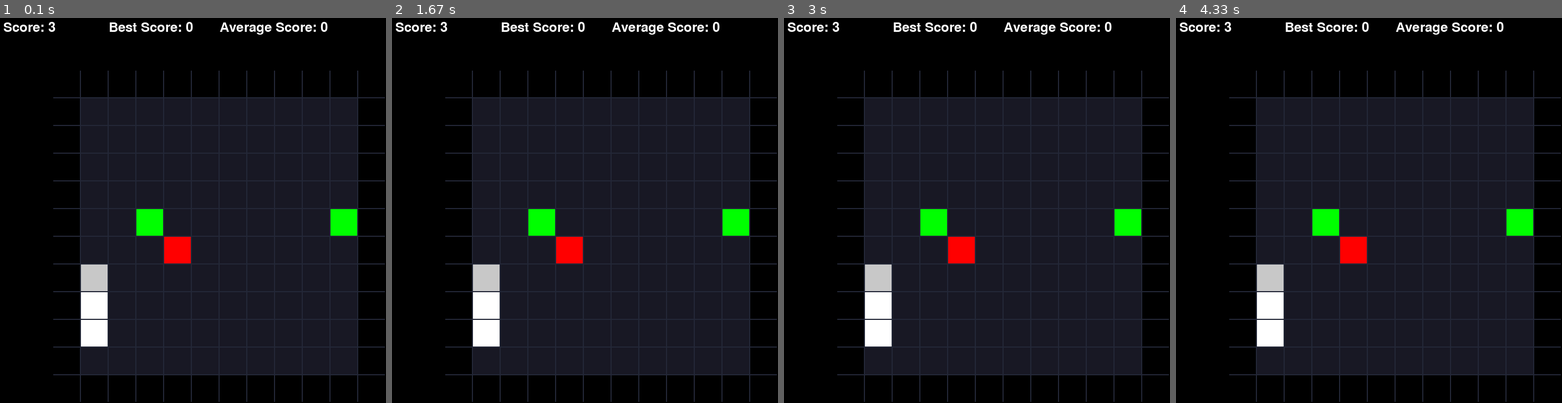
Above: before the commit, frames 1-4 (left to right).
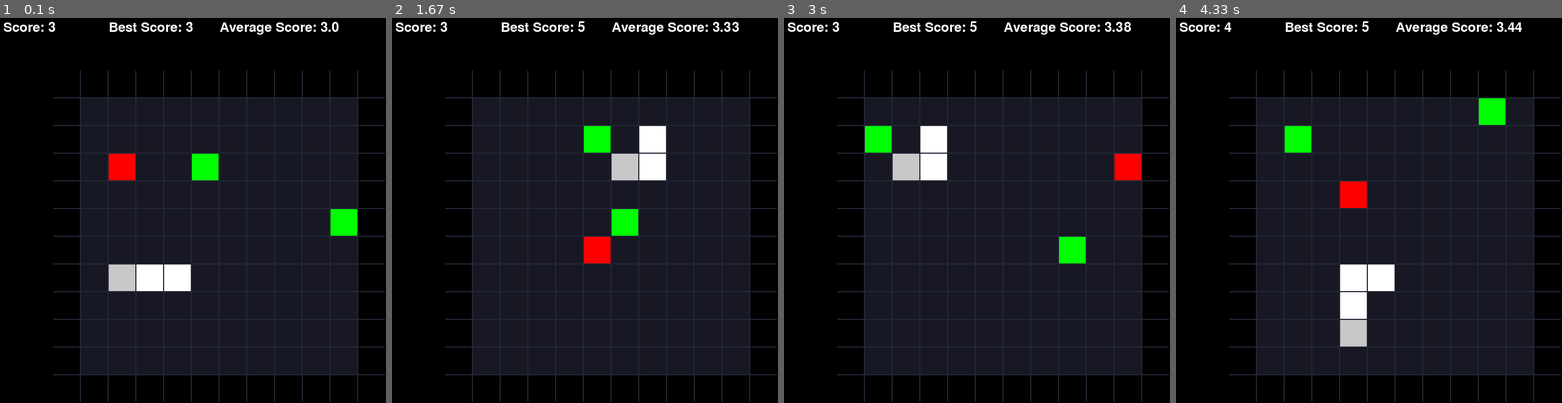
Above: after the commit, the same moments.

Repository: Romeovcn/L2S
Game: pygame game, started from main.py
Two runs of this game, one before a commit and one after it. Both use one fixed random seed, a clock stepped at 60 frames per second and the inputs below.
Inputs:
- Up to frame 1 (0.1 s): no input
- Up to frame 2 (1.67 s): hold P 0.33-0.8 s; hold D 0.33-0.8 s; tap P at 0.83 s
- Up to frame 3 (3 s): no input
- Up to frame 4 (4.33 s): no input

The runs differ from the first frame. In frame 1, 4.8% of the frame differs, in the area x 20-88%, y 1-86%; in frame 2, 5.8%; in frame 3, 5.8%; in frame 4, 6.3%, in the area x 12-93%, y 0-86%.

Commit message:
changed state to include green apple seen in direction

Diff:
--- a/game_engine/events.py
+++ b/game_engine/events.py
@@ -1,8 +1,8 @@
 from q_learning.get_state import get_state
 
-def check_key_events(pygame, event, running, need_update, direction, pause, map, snake_pos):
+def check_key_events(pygame, event, running, direction, pause, map, snake_pos):
 	"""
-	Returns: running(True|False), need_update(True|False), direction(direction|None), pause(True|False)
+	Returns: running(True|False), direction(direction|None), pause(True|False)
 	"""
 	if event.type == pygame.QUIT: # Check for QUIT event
 		return False, False, None, False
@@ -11,22 +11,18 @@
 		key = pygame.key.get_pressed()
 		if key[pygame.K_ESCAPE] or key[pygame.K_q]:
 			running = False
-		if key[pygame.K_w]: #  and pause:
+		elif key[pygame.K_w] and pause: #  and pause:
 			print("UP")
 			direction = "UP"
-			need_update = True
-		elif key[pygame.K_s]: #  and pause:
+		elif key[pygame.K_s] and pause: #  and pause:
 			print("DOWN")
 			direction = "DOWN"
-			need_update = True
-		elif key[pygame.K_a]: #  and pause:
+		elif key[pygame.K_a] and pause: #  and pause:
 			print("LEFT")
 			direction = "LEFT"
-			need_update = True
-		elif key[pygame.K_d]: #  and pause:
+		elif key[pygame.K_d] and pause: #  and pause:
 			print("RIGHT")
 			direction = "RIGHT"
-			need_update = True
 		elif key[pygame.K_p]: # Pause the game
 			print("AI is paused")
 			pause = True if not pause else False
@@ -40,4 +36,4 @@
 		elif key[pygame.K_b]: # Debug print
 			get_state(map, snake_pos)
 	# print(running, need_update, direction, pause)
-	return running, need_update, direction, pause
+	return running, direction, pause
--- a/main.py
+++ b/main.py
@@ -48,7 +48,7 @@
 	speed = 0.5
 	running = True
 	pause = False
-	epsilon = 1.0
+	epsilon = 0.8
 	min_epsilon = 0.01
 	epsilon_decay = 0.995
 	q_table = {}
@@ -57,7 +57,6 @@
 		print(f"Episode: {episode}")
 		map, snake_pos = generate_random_map()
 		direction = None
-		need_update = False
 		draw_chessboard(screen, width, height, 3, game_data)
 		draw_game(screen, map)
 		pygame.display.flip()
@@ -66,18 +65,17 @@
 		while running:
 			# current_time = pygame.time.get_ticks()
 			for event in pygame.event.get():
-					running, need_update, direction, pause = check_key_events(pygame, event, running, need_update, direction, pause, map, snake_pos)
+					running, direction, pause = check_key_events(pygame, event, running, direction, pause, map, snake_pos)
 
-			# if not pause:
-			# 	direction = calculate_next_move(map, snake_pos, epsilon, q_table)
-			# 	epsilon = max(min_epsilon, epsilon * epsilon_decay) # Decay epsilon
+			if not pause:
+				direction = calculate_next_move(map, snake_pos, epsilon, q_table)
+				epsilon = max(min_epsilon, epsilon * epsilon_decay) # Decay epsilon
 
-			# if need_update:
-			# 	print(f"Direction: {direction}")
-			# 	if perform_move(map, snake_pos, direction, game_data, screen, width, height) == -1:
-			# 		break
-			# 	# direction = None
-			# 	need_update = False
+			if direction:
+				print(f"Direction: {direction}")
+				if perform_move(map, snake_pos, direction, game_data, screen, width, height) == -1:
+					break
+				direction = None
 
 			# clock.tick(20)
 
@@ -89,22 +87,3 @@
 if __name__ == "__main__":
 	# cProfile.run('main()')
 	main()
-
-# The Q-Learning Algorithm
-
-# The Q-value (or action-value) represents the quality of a particular action A taken in a specific state S.
-# Specifically, it estimates the expected cumulative reward the agent can achieve if it starts in state S,
-# takes action A, and then follows the optimal policy thereafter.
-
-# Exploration / Exploitation
-
-# This phase is not part of the q-learning algorithm, but it is a common strategy used in reinforcement learning.
-# Common Strategies for Exploration/Exploitation:
-# - Epsilon-Greedy Strategy:
-# - Boltzmann Exploration:
-
-# State and Action
-
-# State are the features that describe the environment. (We must define them)
-# Action would be: UP, DOWN, LEFT, RIGHT
-# State would be: DANGER_RIGHT, DANGER_LEFT, DANGER_UP, DANGER_DOWN, APPLE_RIGHT, APPLE_LEFT, APPLE_UP, APPLE_DOWN
--- a/q_learning/get_state.py
+++ b/q_learning/get_state.py
@@ -1,5 +1,104 @@
 def check_up(map, snake_pos):
-	pass
+	snake_head = snake_pos[0]
+	first_cell = map[snake_head[0] - 1][snake_head[1]]
+
+	if len(snake_pos) > 1:
+		first_body_pos = (snake_pos[1][0], snake_pos[1][1])
+		first_cell_pos = (snake_head[0] - 1, snake_head[1])
+
+		if first_body_pos == first_cell_pos: # Check if going backward
+			return (False, False, False)
+	if first_cell == "W" or first_cell == "S":
+		return (True, False, False)
+	if first_cell == "S":
+		return (True, False, False)
+	if first_cell == "R": # check if first cell is red apple returns (False, True, False)
+		return (False, True, False)
+	if first_cell == "G": # check if first cell is green apple returns (False, True, False)
+		return (False, False, 1)
+	# print(f"snake_head: {snake_head}")
+	i = snake_head[0] - 1
+	while i > 0:
+		# print(f"checking: ({i}, {snake_head[1]})")
+		if map[i][snake_head[1]] == "G":
+			return (False, False, 2)
+		i -= 1
+	return (False, False, False) # IS_DANGER: Boolean, RED_APPLE: Boolean, GREEN_APPLE: 0: False, 1: True, 3: True in direction
+
+def check_down(map, snake_pos):
+	snake_head = snake_pos[0]
+	first_cell = map[snake_head[0] + 1][snake_head[1]]
+
+	if len(snake_pos) > 1:
+		first_body_pos = (snake_pos[1][0], snake_pos[1][1])
+		first_cell_pos = (snake_head[0] + 1, snake_head[1])
+
+		if first_body_pos == first_cell_pos: # Check if going backward
+			return (False, False, False)
+	if first_cell == "W" or first_cell == "S":
+		return (True, False, False)
+	if first_cell == "R": # check if first cell is red apple returns (False, True, False)
+		return (False, True, False)
+	if first_cell == "G": # check if first cell is green apple returns (False, True, False)
+		return (False, False, 1)
+	# print(f"snake_head: {snake_head}")
+	i = snake_head[0] + 1
+	while i < 11:
+		# print(f"checking: ({i}, {snake_head[1]})")
+		if map[i][snake_head[1]] == "G":
+			return (False, False, 2)
+		i += 1
+	return (False, False, False)
+
+def check_left(map, snake_pos):
+	snake_head = snake_pos[0]
+	first_cell = map[snake_head[0]][snake_head[1] - 1]
+
+	if len(snake_pos) > 1:
+		first_body_pos = (snake_pos[1][0], snake_pos[1][1])
+		first_cell_pos = (snake_head[0], snake_head[1] - 1)
+
+		if first_body_pos == first_cell_pos: # Check if going backward
+			return (False, False, False)
+	if first_cell == "W" or first_cell == "S":
+		return (True, False, False)
+	if first_cell == "R": # check if first cell is red apple returns (False, True, False)
+		return (False, True, False)
+	if first_cell == "G": # check if first cell is green apple returns (False, True, False)
+		return (False, False, 1)
+	# print(f"snake_head: {snake_head}")
+	i = snake_head[1] - 1
+	while i > 0:
+		# print(f"checking: ({i}, {snake_head[1]})")
+		if map[snake_head[0]][i] == "G":
+			return (False, False, 2)
+		i -= 1
+	return (False, False, False)
+
+def check_right(map, snake_pos):
+	snake_head = snake_pos[0]
+	first_cell = map[snake_head[0]][snake_head[1] + 1]
+
+	if len(snake_pos) > 1:
+		first_body_pos = (snake_pos[1][0], snake_pos[1][1])
+		first_cell_pos = (snake_head[0], snake_head[1] + 1)
+
+		if first_body_pos == first_cell_pos: # Check if going backward
+			return (False, False, False)
+	if first_cell == "W" or first_cell == "S":
+		return (True, False, False)
+	if first_cell == "R": # check if first cell is red apple returns (False, True, False)
+		return (False, True, False)
+	if first_cell == "G": # check if first cell is green apple returns (False, True, False)
+		return (False, False, 1)
+	# print(f"snake_head: {snake_head}")
+	i = snake_head[1] + 1
+	while i < 11:
+		# print(f"checking: ({i}, {snake_head[1]})")
+		if map[snake_head[0]][i] == "G":
+			return (False, False, 2)
+		i += 1
+	return (False, False, False)
 
 def get_state(map, snake_pos):
 	# Check if there is a danger in the next cell in this direction. 0: No, 1: Yes
@@ -55,6 +154,18 @@
 	elif RIGHT == "R":
 		RED_RIGHT = 1
 
+	DANGER_UP, RED_UP, GREEN_UP = check_up(map, snake_pos)
+	DANGER_DOWN, RED_DOWN, GREEN_DOWN = check_down(map, snake_pos)
+	DANGER_LEFT, RED_LEFT, GREEN_LEFT = check_left(map, snake_pos)
+	DANGER_RIGHT, RED_RIGHT, GREEN_RIGHT = check_right(map, snake_pos)
+	# down = check_down(map, snake_pos)
+	# left = check_left(map, snake_pos)
+	# right = check_right(map, snake_pos)
+	# print(f"up:{up}")
+	# print(f"down:{down}")
+	# print(f"left:{left}")
+	# print(f"right:{right}")
+
 	state = f"DU_{DANGER_UP} DD_{DANGER_DOWN} DL_{DANGER_LEFT} DR_{DANGER_RIGHT}, GU_{GREEN_UP} GD_{GREEN_DOWN} GL_{GREEN_LEFT} GR_{GREEN_RIGHT}, RU_{RED_UP} RD_{RED_DOWN} RL_{RED_LEFT} RR_{RED_RIGHT}"
 	print(state)
 	return state
